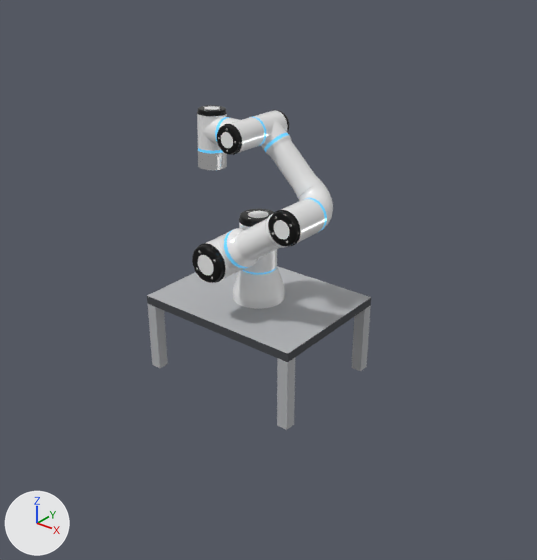
What one commit did to the glTF model cloud/Codes/Cloud/static/models/UR_Robot.glb.
One viewpoint serves both versions: a 50 mm camera at (1.047, -1.27, 0.842) aimed at (0.063, -0.041, 0.08). The axes (+X, +Y, +Z) are drawn at lower left. The lights are the same throughout. The picture after the commit comes second. Where no turn or scale is listed for an object, it has been applied to the vertices.

Names of what the first picture shows: 'Desk', 'Elbow', 'Shoulder', 'UR3', 'UnityRobotics_RF3_s1', 'Wrist01', 'Wrist02', 'Wrist03' and 1 more.
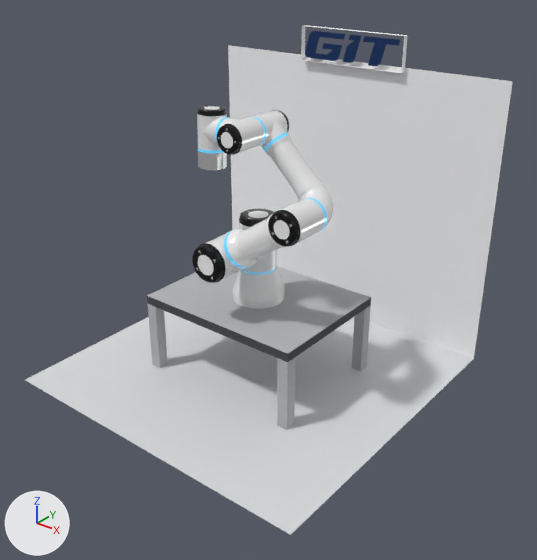
Boxes [x1, y1, x2, y2] around the edits, measured in the pictures (537 x 560 px):
'SceneRoom', added
    after: [25, 25, 513, 535]
    faces in mat_scenewall (white #f6f7f9): [228, 45, 513, 359]
    faces in mat_scenefloor (light grey #d9dbdd): [25, 311, 473, 535]
    faces in mat_scenelogoface (picture img_git_logo_png): [305, 31, 400, 66]
    faces in mat_scenelogorim (white #fbfbfc): [301, 25, 408, 73]

What changed in the scene script:
```text
Add img_git_logo_png:
    img_git_logo_png = load_image('git-logo.png', '../img/git-logo.png', 578, 166, 'sRGB')
Add mat_scenewall:
    mat_scenewall = principled_material('SceneWall')
    mat_scenewall.base_color = (0.925, 0.933, 0.945)  # white #f6f7f9
    mat_scenewall.roughness = 0.9
Add mat_scenelogorim:
    mat_scenelogorim = principled_material('SceneLogoRim')
    mat_scenelogorim.base_color = (0.965, 0.968, 0.972)  # white #fbfbfc
    mat_scenelogorim.roughness = 0.6
Add mat_scenelogoface:
    mat_scenelogoface = principled_material('SceneLogoFace')
    mat_scenelogoface.texture = img_git_logo_png  # with its transparency
    mat_scenelogoface.roughness = 0.35
Add mat_scenefloor:
    mat_scenefloor = principled_material('SceneFloor')
    mat_scenefloor.base_color = (0.694, 0.706, 0.725)  # light grey #d9dbdd
    mat_scenefloor.roughness = 0.9
Add me_sceneroom:
    me_sceneroom.from_pydata(...)  # 14 vertices, 14 faces; spans x -0.42..0.42, y -0.42..0.38, z -0.202..0.593
    # faces by material slot: [2, 2, 2, 8]
    me_sceneroom.materials.append(mat_scenefloor)  # light grey #d9dbdd
    me_sceneroom.materials.append(mat_scenewall)  # white #f6f7f9
    me_sceneroom.materials.append(mat_scenelogoface)  # picture img_git_logo_png
    me_sceneroom.materials.append(mat_scenelogorim)  # white #fbfbfc
Add ob_sceneroom:
    ob_sceneroom = bpy.data.objects.new('SceneRoom', me_sceneroom)
    ob_sceneroom.location = (0.0, 0.0, 0.0)
```
